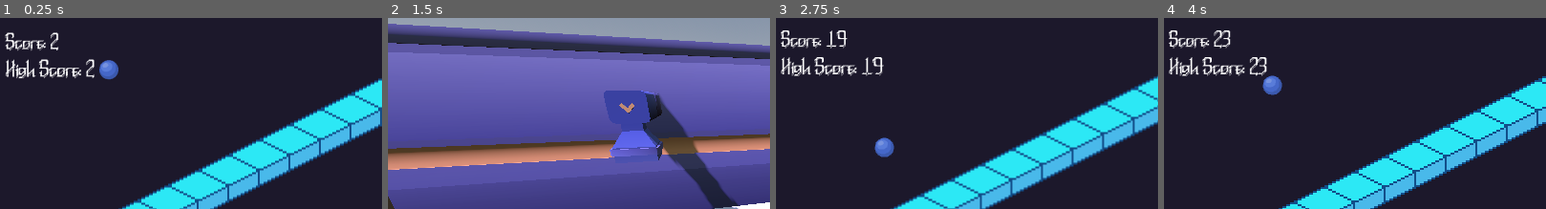
Above: before the commit, frames 1-4 (left to right).
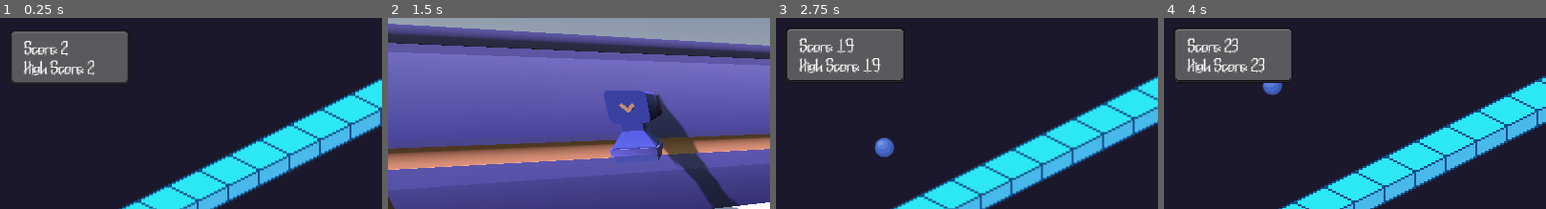
Above: after the commit, the same moments.

Repository: ofknee/tap-tap-tap
Game: Godot game, scene res://scenes/root.tscn
Same seed, same stepped clock (60 frames per second), same inputs: the game is played once before the commit and once after it.
Inputs:
- Up to frame 1 (0.25 s): no input
- Up to frame 2 (1.5 s): tap Enter at 0.5 s; hold Right (RIGHT) 0.53-1.28 s; tap Shift (SWITCH) at 0.6, 1.35 s; hold A (LEFT) from 1.28 s (still down)
- Up to frame 3 (2.75 s): tap Space at 2 s; release A (LEFT) at 2.03 s; hold Right (RIGHT) from 2.03 s (still down); tap Shift (SWITCH) at 2.1 s
- Up to frame 4 (4 s): tap Shift (SWITCH) at 2.85, 3.6 s; tap Enter at 3.5 s; release Right (RIGHT) at 3.53 s; hold A (LEFT) from 3.53 s (still down)
The pictures show only the part of the screen within x 0-50%, y 0-50%; the shares and areas given below are measured in that part.

The runs differ from the first frame. In frame 1, 8.1% of the frame differs, in the area x 1-34%, y 7-34%; in frame 2, nothing differs; in frame 3, 7.9%; in frame 4, 7.9%.

Commit message:
score ui

Diff:
--- a/scenes/factory/factory.tscn
+++ b/scenes/factory/factory.tscn
@@ -142,3 +142,5 @@
 transform = Transform3D(0.3810702, 0.7823446, -0.49266872, 0, 0.5328763, 0.84619313, 0.9245461, -0.32245898, 0.20306328, 0, 0, 0)
 light_color = Color(0.7144246, 0.58231264, 0.99841934, 1)
 shadow_enabled = true
+
+[node name="CanvasLayer" type="CanvasLayer" parent="." unique_id=54206383]
--- a/scenes/important/game.tscn
+++ b/scenes/important/game.tscn
@@ -1,11 +1,19 @@
 [gd_scene format=3 uid="uid://wkur7bfdvfoo"]
 
 [ext_resource type="PackedScene" uid="uid://j28wlyk5oqu2" path="res://scenes/iso/jump_strip.tscn" id="1_uup8x"]
+[ext_resource type="Texture2D" uid="uid://ctusbt3i87hgy" path="res://assets/factory/dark-hand-drawn-panel.png" id="2_x5jbj"]
 [ext_resource type="Texture2D" uid="uid://b7ciyxbnwtvme" path="res://assets/iso/sphere.png" id="3_43k1h"]
 [ext_resource type="Script" uid="uid://bhgujarx8u4nd" path="res://scenes/iso/player.gd" id="3_twlvc"]
 [ext_resource type="FontFile" uid="uid://2da6qudswrlh" path="res://assets/DeathMachineFont_v240330/DeathMachine.ttf" id="3_x5jbj"]
 [ext_resource type="PackedScene" uid="uid://cy63vrwb4d4ns" path="res://scenes/killzone.tscn" id="4_43k1h"]
 [ext_resource type="Texture2D" uid="uid://cj3q5gweuqo2v" path="res://assets/iso/shadow.png" id="4_twlvc"]
+
+[sub_resource type="StyleBoxTexture" id="StyleBoxTexture_43hlm"]
+texture = ExtResource("2_x5jbj")
+texture_margin_left = 10.0
+texture_margin_top = 10.0
+texture_margin_right = 10.0
+texture_margin_bottom = 10.0
 
 [sub_resource type="GDScript" id="GDScript_twlvc"]
 
@@ -27,35 +35,47 @@
 wait_time = 0.1
 autostart = true
 
-[node name="HBoxContainer" type="HBoxContainer" parent="Timer" unique_id=665041965]
-offset_left = -1.0
-offset_top = -32.0
-offset_right = 326.45892
-offset_bottom = 38.0
-scale = Vector2(2.2741828, 2.2741828)
+[node name="MarginContainer" type="MarginContainer" parent="Timer" unique_id=1777526192]
+offset_right = 40.0
+offset_bottom = 40.0
+theme_override_constants/margin_left = 20
+theme_override_constants/margin_top = 20
+theme_override_constants/margin_right = 20
+theme_override_constants/margin_bottom = 15
 
-[node name="score" type="Label" parent="Timer/HBoxContainer" unique_id=711261665]
+[node name="Panel" type="Panel" parent="Timer/MarginContainer" unique_id=704013584]
+custom_minimum_size = Vector2(250, 0)
+layout_mode = 2
+theme_override_styles/panel = SubResource("StyleBoxTexture_43hlm")
+
+[node name="MarginContainer2" type="MarginContainer" parent="Timer/MarginContainer" unique_id=612655892]
+layout_mode = 2
+theme_override_constants/margin_left = 20
+theme_override_constants/margin_top = 24
+theme_override_constants/margin_right = 20
+theme_override_constants/margin_bottom = 20
+
+[node name="VBoxContainer" type="VBoxContainer" parent="Timer/MarginContainer/MarginContainer2" unique_id=562994423]
+layout_mode = 2
+theme_override_constants/separation = 10
+
+[node name="score" type="Label" parent="Timer/MarginContainer/MarginContainer2/VBoxContainer" unique_id=711261665]
 texture_filter = 3
 layout_mode = 2
 size_flags_horizontal = 0
 theme_override_fonts/font = ExtResource("3_x5jbj")
-theme_override_font_sizes/font_size = 16
+theme_override_font_sizes/font_size = 30
 text = " Score: 0"
 justification_flags = 227
 
-[node name="HBoxContainer2" type="HBoxContainer" parent="Timer" unique_id=762870993]
-offset_top = 22.0
-offset_right = 157.0
-offset_bottom = 92.0
-scale = Vector2(2.360001, 2.360001)
-
-[node name="highScore" type="Label" parent="Timer/HBoxContainer2" unique_id=1883384086]
+[node name="highScore" type="Label" parent="Timer/MarginContainer/MarginContainer2/VBoxContainer" unique_id=1883384086]
 texture_filter = 1
 layout_mode = 2
-size_flags_horizontal = 8
+size_flags_horizontal = 0
 theme_override_fonts/font = ExtResource("3_x5jbj")
-theme_override_font_sizes/font_size = 16
+theme_override_font_sizes/font_size = 30
 text = " High Score: 0"
+vertical_alignment = 1
 
 [node name="player" type="CharacterBody2D" parent="." unique_id=1696932186]
 position = Vector2(227, 72)
--- a/scenes/iso/player.gd
+++ b/scenes/iso/player.gd
@@ -5,9 +5,8 @@
 @onready var JUMP_VELOCITY = Global.jump_vel
 @onready var ray = $RayCast2D
 @onready var shadow = $Shadow
-@onready var score_label = $"../Timer/HBoxContainer/score"
-@onready var hs_label = $"../Timer/HBoxContainer2/highScore"
-
+@onready var score_label = $"../Timer/MarginContainer/MarginContainer2/VBoxContainer/score"
+@onready var hs_label = $"../Timer/MarginContainer/MarginContainer2/VBoxContainer/highScore"
 
 func _physics_process(delta: float) -> void:
 
Binary file added: assets/factory/dark-hand-drawn-panel.png
Not shown, added: assets/factory/dark-hand-drawn-panel.png.import
Not shown, changed: .DS_Store
Not shown, changed: assets/.DS_Store
Not shown, added: assets/iso/.DS_Store
Not shown, added: assets/iso/environment/.DS_Store
